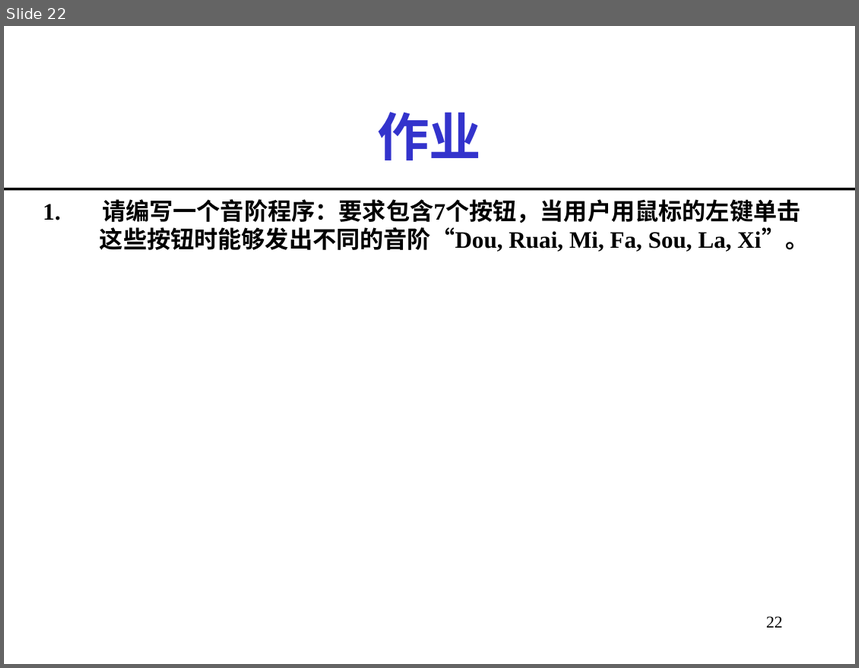
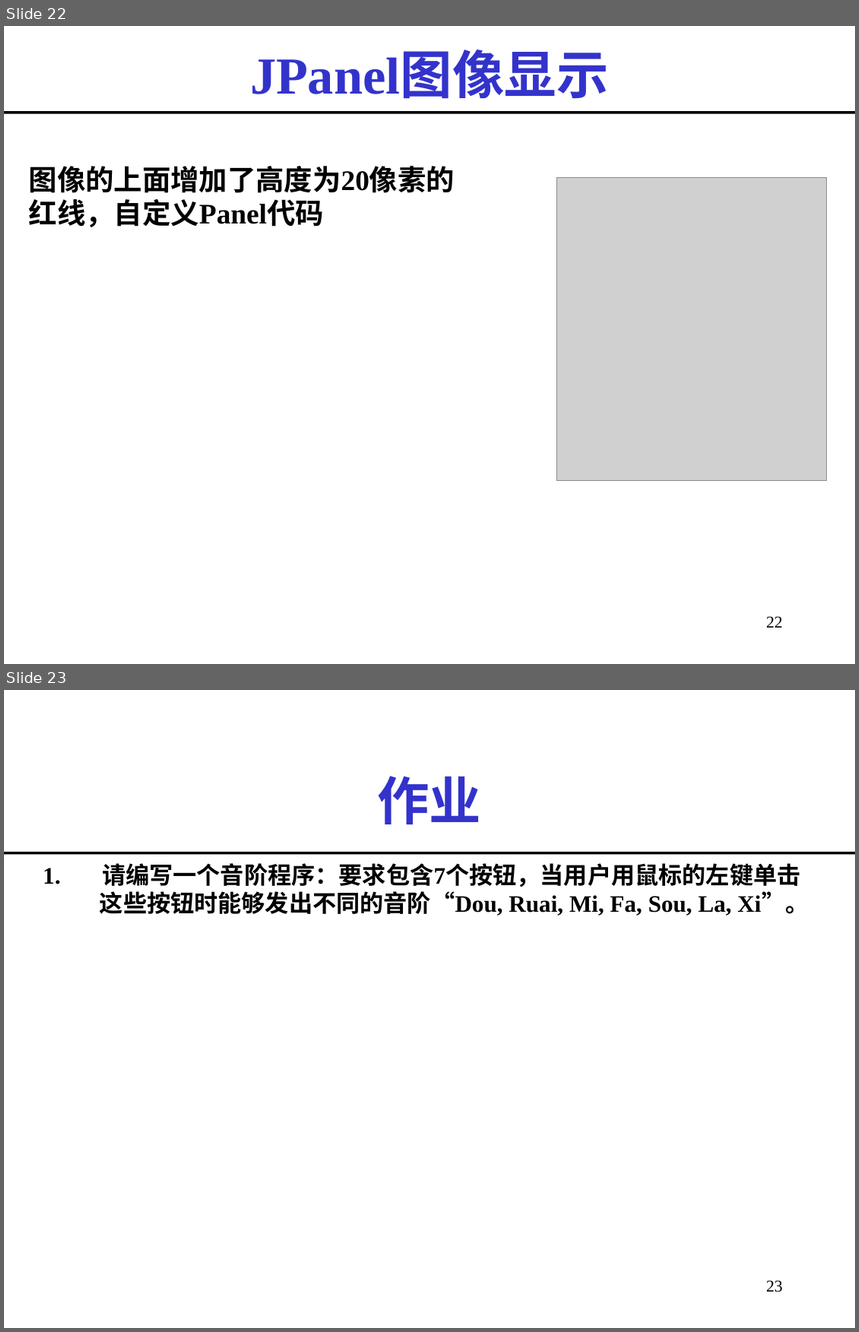
Before and after one commit to imwyw/Java, a slide deck: PPT/javaCh08_多媒体与图形学程序设计.ppt. Shown one above the other, each under a label of ours: slide 22 before the commit, slides 22 and 23 after it. The pictures are 859x668 and 859x1332 pixels, drawn with LibreOffice and Linux fonts; fonts in the diff are those of the drawing; grey boxes stand for pictures. Boxes give left, top, right and bottom in pixels: in the first picture for what was removed or moved away, otherwise in the second. Text is boxed around its words. In the diff, an @@ line names an element or a change of style, - is before the commit and + after.

```diff
--- a/PPT/javaCh08_多媒体与图形学程序设计.ppt
+++ b/PPT/javaCh08_多媒体与图形学程序设计.ppt
@@ slide 22 added at (x1=4, y1=26, x2=855, y2=664), background #FFFFFF @@
@@ title added at (x1=250, y1=53, x2=609, y2=98), 44 pt, text #3333CC, bold @@
+JPanel图像显示
@@ line added from (4, 113) to (855, 113), #000000 2.24 pt @@
@@ text added at (x1=29, y1=166, x2=455, y2=227), 24 pt, text #000000, bold @@
+图像的上面增加了高度为20像素的红线，自定义Panel代码
@@ picture added at (x1=557, y1=177, x2=827, y2=480) @@
@@ page number added at (x1=766, y1=617, x2=783, y2=628), 14 pt, text #000000 @@
+22
@@ what was slide 22 is now slide 23 @@
@@ page number at (x1=766, y1=1281, x2=783, y2=1293): text changed @@
-22
+23
```
Also in this commit, not shown: 1 other file.
